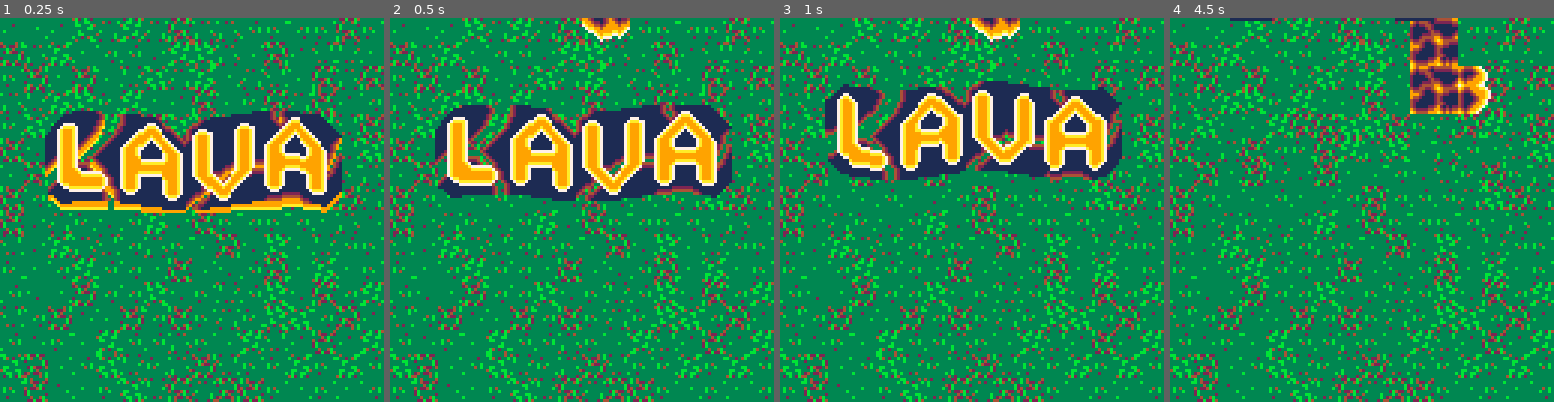
Above: before the commit, frames 1-4 (left to right).
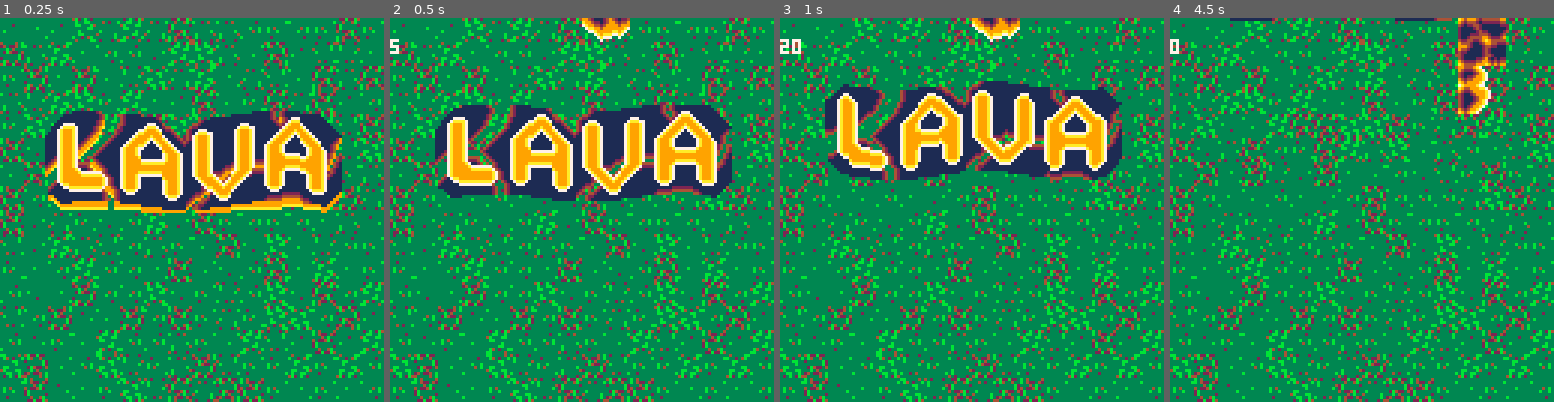
Above: after the commit, the same moments.

Repository: FreeCodeCampGuam/LavaFlow
Game: PICO-8 cartridge lavaflow.p8
Same seed, same stepped clock (60 frames per second), same inputs: the game is played once before the commit and once after it.
Inputs:
- Up to frame 1 (0.25 s): no input
- Up to frame 2 (0.5 s): tap X (X key) at 0.33 s
- Up to frame 3 (1 s): tap O (Z key) at 0.7 s
- Up to frame 4 (4.5 s): tap X (X key) at 1.07, 1.85, 2.97, 4.08 s; hold Right 1.6-2.1 s; tap O (Z key) every 0.4 s from 1.7 to 4.1 s; hold Up 2.15-2.42 s; hold Right 2.47-3.03 s; hold Left 3.08-3.58 s; hold Down 3.63-3.97 s; hold Right from 4.02 s (still down)

Frame 1 is identical in both runs. In frame 2, less than 0.1% of the frame differs, in the area x 0-3%, y 5-10%; in frame 3, 0.1%; in frame 4, 4.5%, in the area x 0-88%, y 0-25%.

Commit message:
score + increase difficulty

Diff:
--- a/lavaflow.p8
+++ b/lavaflow.p8
@@ -18,6 +18,8 @@
 
 tilew = gridw/mapw    --calculation of how the width and length of tiles
 tileh = gridh/maph
+map_t = 0
+
 
 row = {}
 mappy = {}            --mappy since map is a special token
@@ -30,6 +32,7 @@
 types = {"plant","person","house","rock"}
 
 hearts = {}
+score = 0
 
 --title globals--
 banner = {}
@@ -177,17 +180,19 @@
 --loading--
 function loading_init()
  t = 0
+ map_t = 0
  loading = true
  create_lava(flr(gridw/2), 0)
 end
 
 function loading_update()
  t += 1
+ map_t = t
  loading_maprate -= .5
 
  game_maprate = maprate
  maprate = loading_maprate
- if time_to_move_cam() then
+ if t % maprate == 0 then
   for l in all(lava) do
    l.y += tileh
    create_lava2(l.x,flr(l.y - tileh),l.sw,l.sh,12,trans2)
@@ -205,13 +210,16 @@
  else
   banner.y -= .5
  end
+ if time_to_move_cam() then
+  map_t = 0
+ end
 end
 
 function loading_draw()
  cls(12)
-
  game_draw()
  draw_disregard_cam(draw_banner)
+ print(map_t, 0,7, 7)
 end
 
 --interfaces--
@@ -534,10 +542,10 @@
 
  if (fl.lt <= 0) then
   fl.transform = trans1
-  fl.mode = fl.transform[flr((t%maprate)*#fl.transform/maprate)+1] --divided by total transformations + starting sprite number
+  fl.mode = fl.transform[flr((map_t%maprate)*#fl.transform/maprate)+1] --divided by total transformations + starting sprite number
  else                                                              --if moving horizontally
   fl.transform = transmove
-  fl.mode = fl.transform[flr((t%maprate)*#fl.transform/maprate)+1]
+  fl.mode = fl.transform[flr((map_t%maprate)*#fl.transform/maprate)+1]
   fl.lt -= 1
  end
 
@@ -785,6 +793,47 @@
  spr(rtrans[1],x,y,2,2,r.flipped)
 end
 
+function draw_score()
+ draw_outline(_draw_score, 0)
+ _draw_score()
+end
+function _draw_score()
+ print(score, 2,2, 7)
+end
+
+-- from
+-- one room dungeon by trasevol_dog
+-- #ld37 - theme was 'one room'
+function draw_outline(draw,c,arg)
+ all_colors_to(c)
+
+ camera(0-1,0)
+ draw(arg)
+ camera(0+1,0)
+ draw(arg)
+ camera(0,0-1)
+ draw(arg)
+ camera(0,0+1)
+ draw(arg)
+
+ camera(0,0)
+ all_colors_to()
+end
+
+function all_colors_to(c)
+ if c then
+  for i=0,15 do
+   pal(i,c)
+  end
+ else
+  for i=0,15 do
+   pal(i,i)
+  end
+ end
+end
+-----------------------------------
+
+
 function create_life(counts)
  thiscount = counts or 3
  local heart = {}
@@ -811,11 +860,12 @@
 end
 
 function time_to_move_cam()
- return (t % maprate) == 0
+ return map_t >= maprate
 end
 
 function game_init(imap, ilava)
  t = 0
+ map_t = 0
  --cls()
  --allow other states to load map
  if imap and #imap >= maph+preprows then
@@ -838,6 +888,9 @@
 
 function game_update()
  t += 1
+ map_t += 1
+ score += 1/30
+ maprate -= .01
  update_lavas2()
  update_lavas()
  update_rows()
@@ -875,6 +928,9 @@
                rnd(3), rnd(3))
   end
  end
+ if time_to_move_cam() then
+  map_t = 0
+ end
  -- end testing interfaces
 end
 
@@ -904,6 +960,9 @@
  -- testing interfaces
  draw_disregard_cam(draw_sparks)
  reset_shakes()
+ if score != 0 then
+  draw_disregard_cam(draw_score)
+ end
  -- end testing interfaces
 end
 
